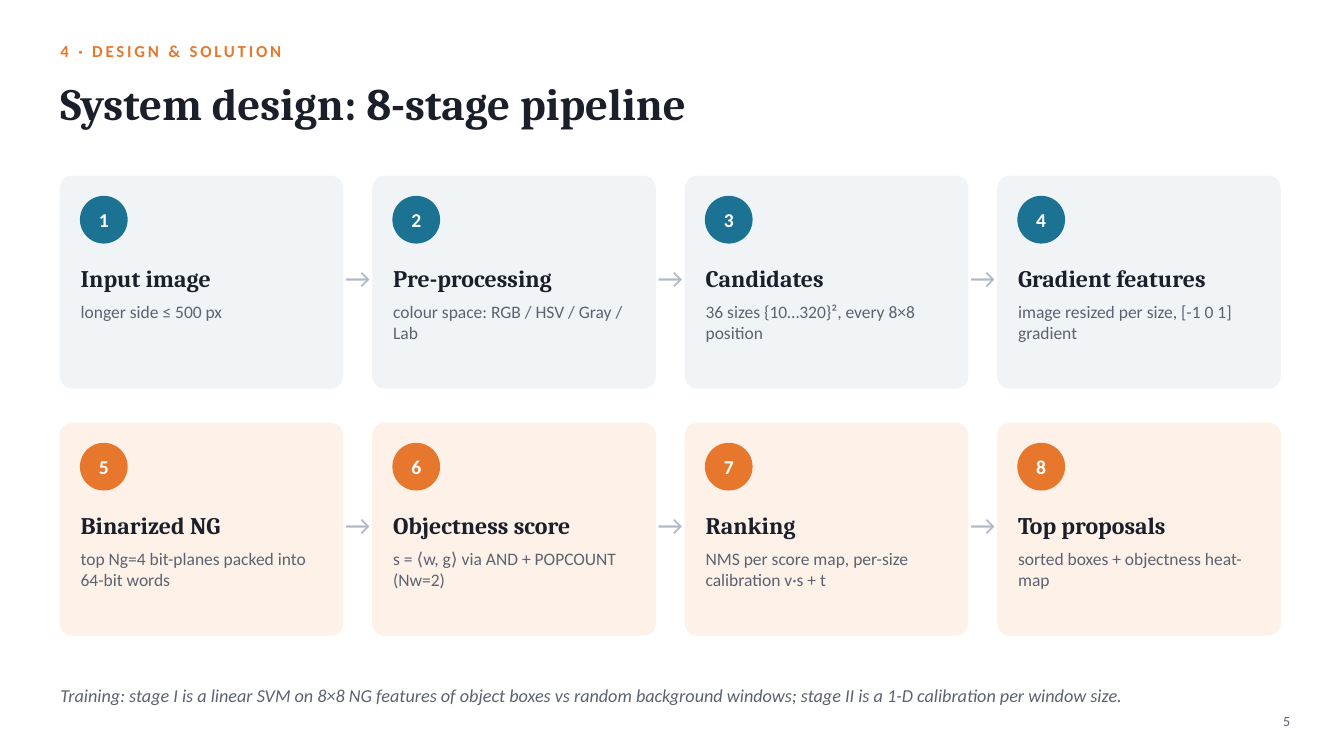
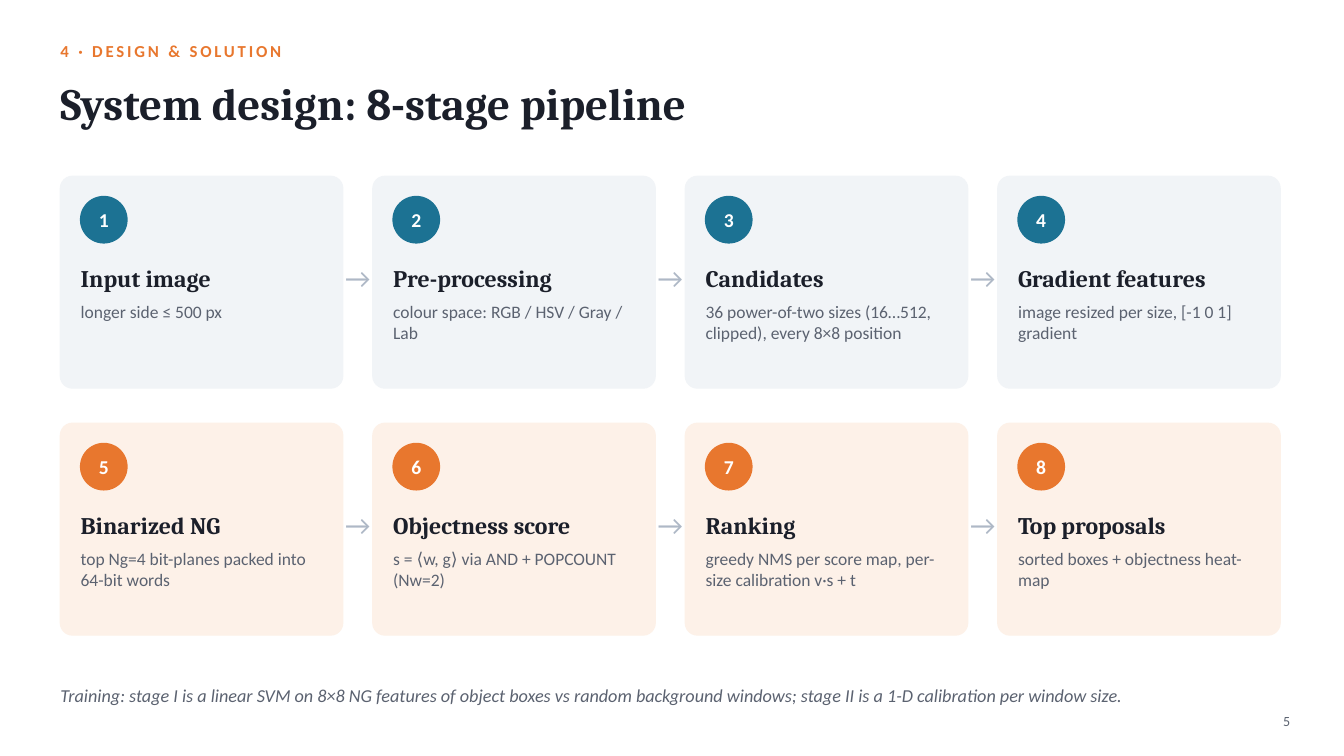
Before and after one commit to hari18305/cvprojectg10, a slide deck: slide 5 of presentation/BING_Objectness_Group10.pptx. Drawn at 1344x756 pixels with LibreOffice and Linux fonts; fonts in the diff are those of the drawing. Boxes give left, top, right and bottom in pixels: in the first picture for what was removed or moved away, otherwise in the second. Text is boxed around its words. In the diff, an @@ line names an element or a change of style, - is before the commit and + after.

```diff
--- a/presentation/BING_Objectness_Group10.pptx
+++ b/presentation/BING_Objectness_Group10.pptx
@@ text at (706, 305, 931, 342): text changed @@
-36 sizes {10…320}², every 8×8 position
+36 power-of-two sizes (16…512, clipped), every 8×8 position
@@ text at (706, 553, 935, 586): text changed @@
-NMS per score map, per-size calibration v·s + t
+greedy NMS per score map, per-size calibration v·s + t
```
Also in this commit, not shown: 5 other slides changed, 2 slides added, 2 slides removed, 3 other files.
